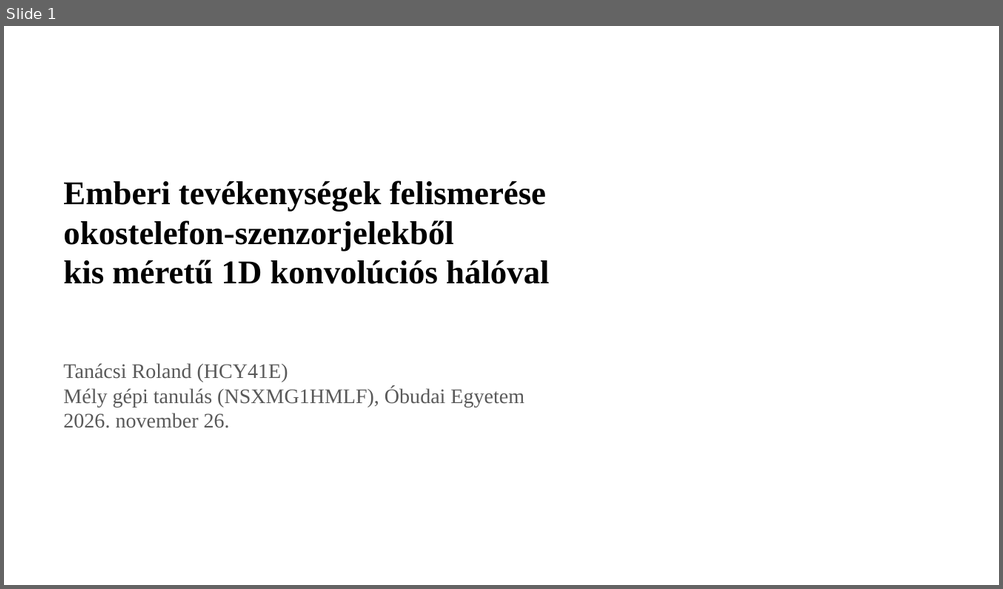
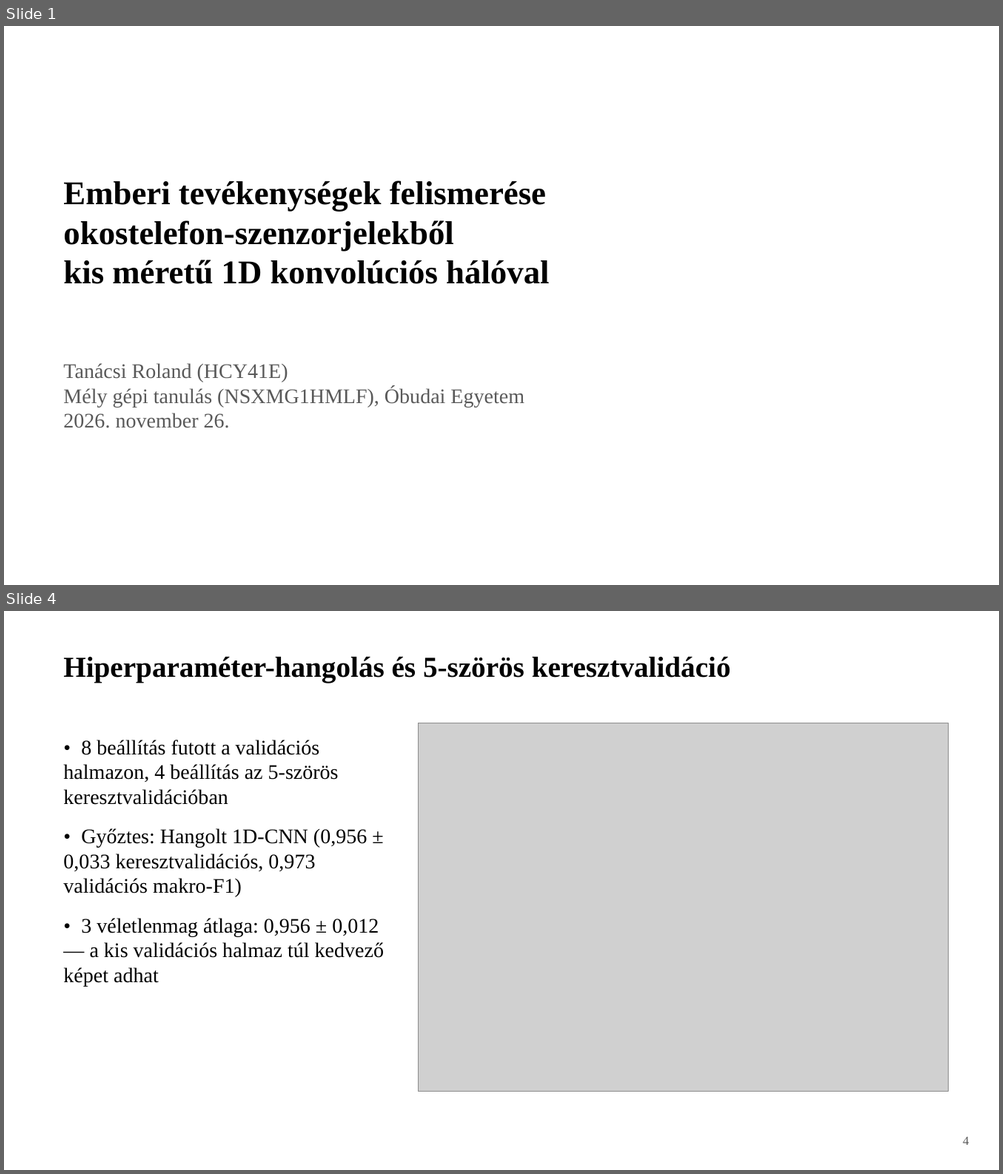
Before and after one commit to tanacsiroland/dl-har-project-hcy41e, a slide deck: docs/prezentacio.pptx. Shown one above the other, each under a label of ours: slide 1 before the commit, slides 1 and 4 after it; the slides between them are not shown. The pictures are 1003x589 and 1003x1174 pixels, drawn with LibreOffice and Linux fonts; fonts in the diff are those of the drawing; grey boxes stand for pictures. Boxes give left, top, right and bottom in pixels: in the first picture for what was removed or moved away, otherwise in the second. Text is boxed around its words. In the diff, an @@ line names an element or a change of style, - is before the commit and + after.

Commit message:
Expand presentation to 8 clean slides with figures

```diff
--- a/docs/prezentacio.pptx
+++ b/docs/prezentacio.pptx
@@ slide 4 added at (4,611,999,1170), background #FFFFFF @@
@@ text added at (63,656,731,683), 28 pt, text #000000, bold @@
+Hiperparaméter-hangolás és 5-szörös keresztvalidáció
@@ text added at (63,740,384,986), 20 pt, text #000000 @@
+• 8 beállítás futott a validációs halmazon, 4 beállítás az 5-szörös keresztvalidációban
+• Győztes: Hangolt 1D-CNN (0,956 ± 0,033 keresztvalidációs, 0,973 validációs makro-F1)
+• 3 véletlenmag átlaga: 0,956 ± 0,012 — a kis validációs halmaz túl kedvező képet adhat
@@ picture added at (418,723,948,1091) @@
@@ text added at (962,1137,968,1145), 12 pt, text #595959 @@
+4
```
Also in this commit, not shown: 2 slides changed, 4 other slides added, 1 slide removed, 3 other files.
